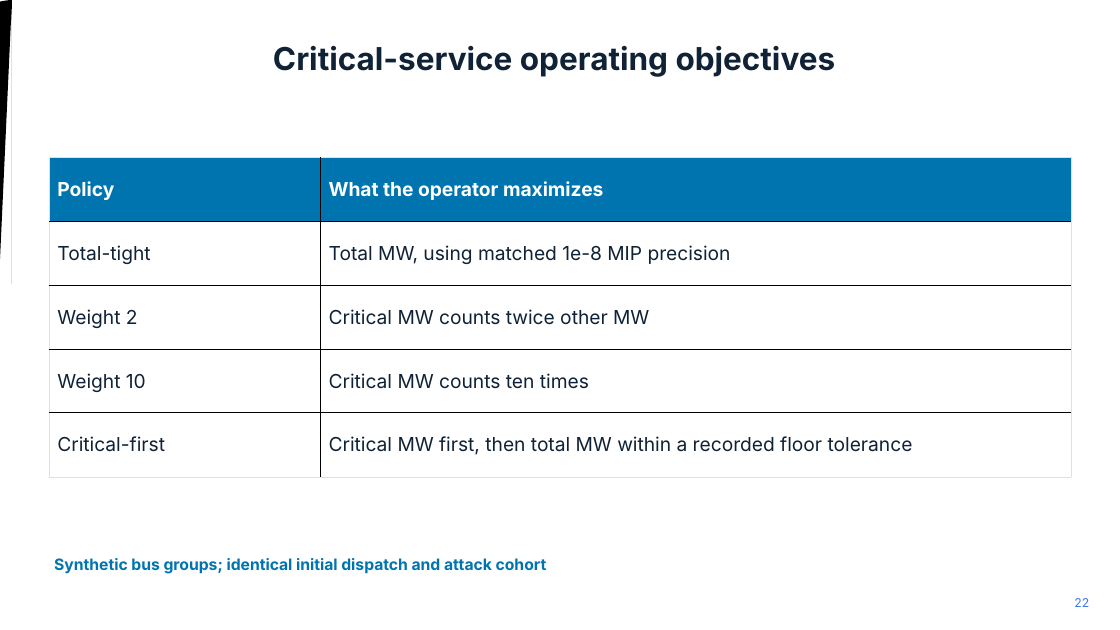
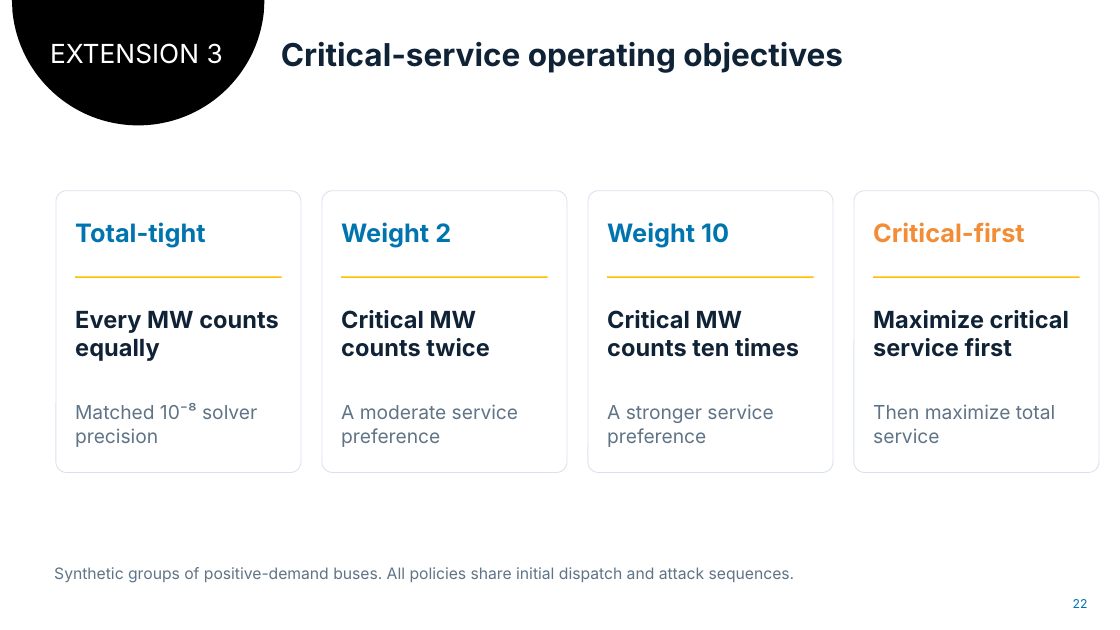
Before and after one commit to Adventurist2/CS637, a slide deck: slide 22 of group-sequin/output/presentation/SEQUIN_Original_Slides_With_Part2.pptx. Drawn at 1120x630 pixels with LibreOffice and Linux fonts; fonts in the diff are those of the drawing. Boxes give left, top, right and bottom in pixels: in the first picture for what was removed or moved away, otherwise in the second. Text is boxed around its words. In the diff, an @@ line names an element or a change of style, - is before the commit and + after.

```diff
--- a/group-sequin/output/presentation/SEQUIN_Original_Slides_With_Part2.pptx
+++ b/group-sequin/output/presentation/SEQUIN_Original_Slides_With_Part2.pptx
@@ text added at (50, 43, 223, 64), 22.5 pt, text #FFFFFF @@
+EXTENSION 3
@@ text "Critical-service operating objectives": place and size @@
-text "Critical-service operating objectives" at (273, 46, 836, 77)
+text "Critical-service operating objectives" at (281, 42, 843, 73)
@@ table removed at (49, 158, 1071, 477), 5 rows, 2 columns @@
-Policy | What the operator maximizes
-Total-tight | Total MW, using matched 1e-8 MIP precision
-Weight 2 | Critical MW counts twice other MW
-Weight 10 | Critical MW counts ten times
-Critical-first | Critical MW first, then total MW within a recorded floor tolerance
@@ rounded rectangle added at (56, 191, 302, 472), fill #FFFFFF, outline #D9E2EC 0.75 pt @@
@@ rounded rectangle added at (322, 191, 567, 472), fill #FFFFFF, outline #D9E2EC 0.75 pt @@
@@ rounded rectangle added at (588, 191, 833, 472), fill #FFFFFF, outline #D9E2EC 0.75 pt @@
@@ rounded rectangle added at (854, 191, 1100, 472), fill #FFFFFF, outline #D9E2EC 0.75 pt @@
@@ text added at (75, 222, 205, 248), 21.8 pt, text #0074AF, bold @@
+Total-tight
@@ text added at (341, 222, 451, 248), 21.8 pt, text #0074AF, bold @@
+Weight 2
@@ text added at (607, 222, 729, 248), 21.8 pt, text #0074AF, bold @@
+Weight 10
@@ text added at (873, 222, 1025, 243), 21.8 pt, text #F28C35, bold @@
+Critical-first
@@ rectangle added at (76, 276, 282, 278), fill #FFC000 @@
@@ rectangle added at (341, 276, 548, 278), fill #FFC000 @@
@@ rectangle added at (607, 276, 814, 278), fill #FFC000 @@
@@ rectangle added at (874, 276, 1081, 278), fill #FFC000 @@
@@ text added at (75, 311, 279, 361), 20.2 pt, text #102235, bold @@
+Every MW counts equally
@@ text added at (341, 310, 490, 357), 20.2 pt, text #102235, bold @@
+Critical MW counts twice
@@ text added at (607, 310, 799, 357), 20.2 pt, text #102235, bold @@
+Critical MW counts ten times
@@ text added at (873, 310, 1069, 357), 20.2 pt, text #102235, bold @@
+Maximize critical service first
@@ text added at (75, 403, 257, 447), 16.5 pt, text #607487 @@
+Matched 10⁻⁸ solver precision
@@ text added at (341, 404, 518, 447), 16.5 pt, text #607487 @@
+A moderate service preference
@@ text added at (607, 404, 773, 447), 16.5 pt, text #607487 @@
+A stronger service preference
@@ text added at (873, 404, 1055, 443), 16.5 pt, text #607487 @@
+Then maximize total service
@@ text at (54, 567, 795, 583): text changed; text colour #0074AF to #607487; bold off @@
-Synthetic bus groups; identical initial dispatch and attack cohort
+Synthetic groups of positive-demand buses. All policies share initial dispatch and attack sequences.
@@ text "22" at (1073, 599, 1088, 608): text colour #3E7BE6 to #0074AF @@
```
Also in this commit, not shown: 14 other slides changed, 1 slide added, 1 slide removed, 13 other files.
